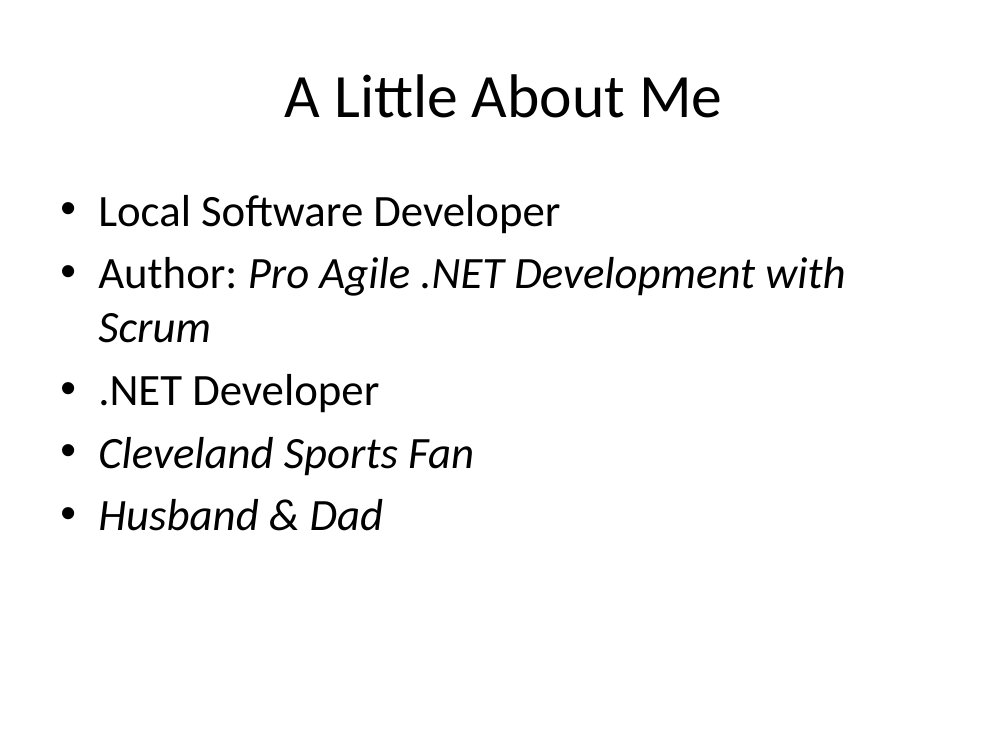
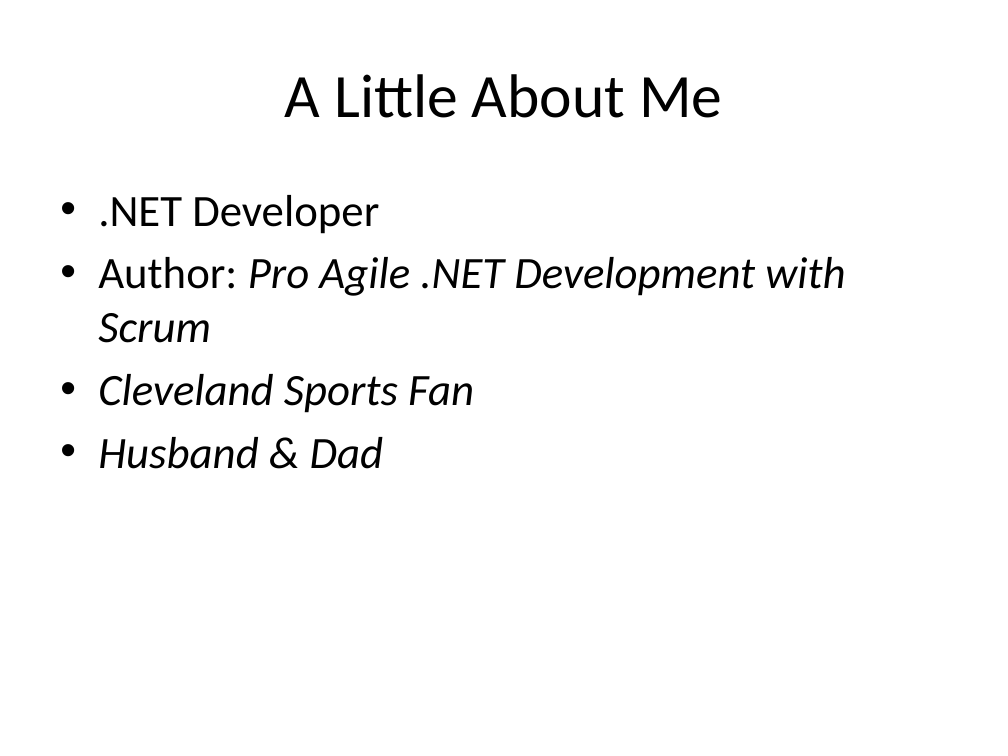
Before and after one commit to jerrelblankenship/Presentations, a slide deck: slide 2 of HavingYourCoffee/CONDG_Lightning2013/Having_Your_Coffee.pptx. Drawn at 1008x756 pixels with LibreOffice and Linux fonts; fonts in the diff are those of the drawing. Boxes give left, top, right and bottom in pixels: in the first picture for what was removed or moved away, otherwise in the second. Text is boxed around its words. In the diff, an @@ line names an element or a change of style, - is before the commit and + after.

Commit message:
Tweaked presentation slides

```diff
--- a/HavingYourCoffee/CONDG_Lightning2013/Having_Your_Coffee.pptx
+++ b/HavingYourCoffee/CONDG_Lightning2013/Having_Your_Coffee.pptx
@@ text at (98,195,379,234): text changed @@
-• Local Software Developer
+• .NET Developer
@@ text at (98,374,379,413): paragraph removed @@
-• .NET Developer
```
